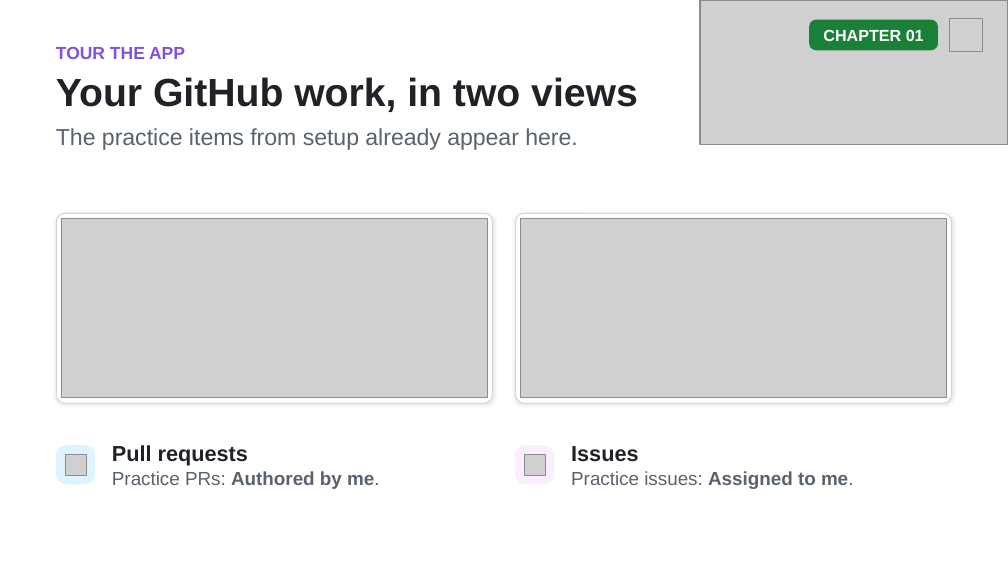
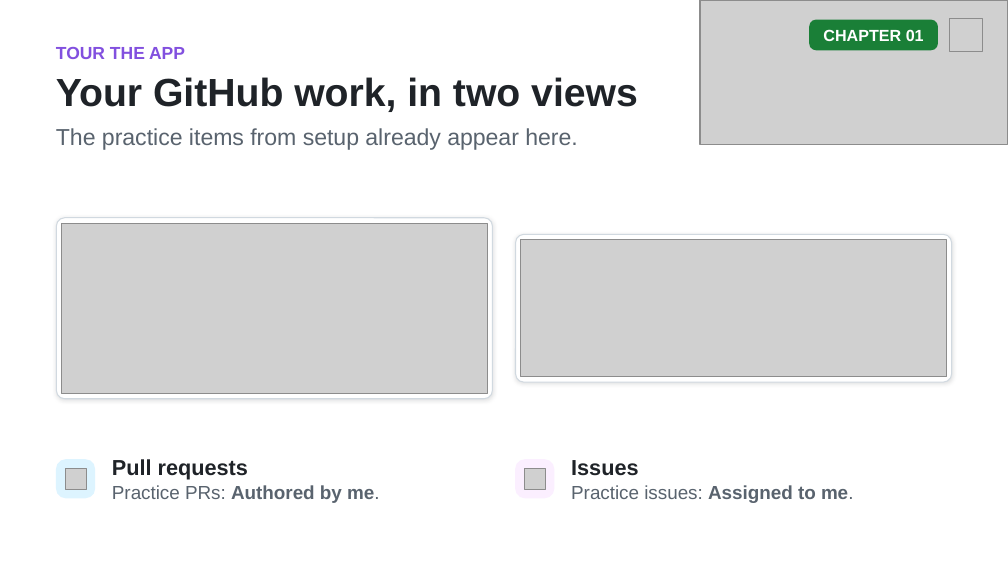
Before and after one commit to github/copilot-app-for-beginners, a slide deck: slide 8 of slides/01-tour-the-app.pptx. Drawn at 1008x567 pixels with LibreOffice and Linux fonts; fonts in the diff are those of the drawing; grey boxes stand for pictures. Boxes give left, top, right and bottom in pixels: in the first picture for what was removed or moved away, otherwise in the second. Text is boxed around its words. In the diff, an @@ line names an element or a change of style, - is before the commit and + after.

```diff
--- a/slides/01-tour-the-app.pptx
+++ b/slides/01-tour-the-app.pptx
@@ rounded rectangle: place and size @@
-rounded rectangle at (56,214,493,403)
+rounded rectangle at (56,218,493,399)
@@ rounded rectangle at (56,218,493,399): proportions changed @@
@@ picture: place and size @@
-picture at (61,219,487,398)
+picture at (61,223,487,393)
@@ rounded rectangle at (515,234,952,382): proportions changed @@
@@ rounded rectangle: place and size @@
-rounded rectangle at (515,214,952,403)
+rounded rectangle at (515,234,952,382)
@@ picture: place and size @@
-picture at (521,219,947,398)
+picture at (521,240,947,377)
@@ 4 texts, 2 pictures, 2 rounded rectangles: place and size @@
-4 texts, 2 pictures, 2 rounded rectangles at (56,445,853,489)
+4 texts, 2 pictures, 2 rounded rectangles at (56,459,853,503)
```
Also in this commit, not shown: 1 other slide changed, 7 other files.
